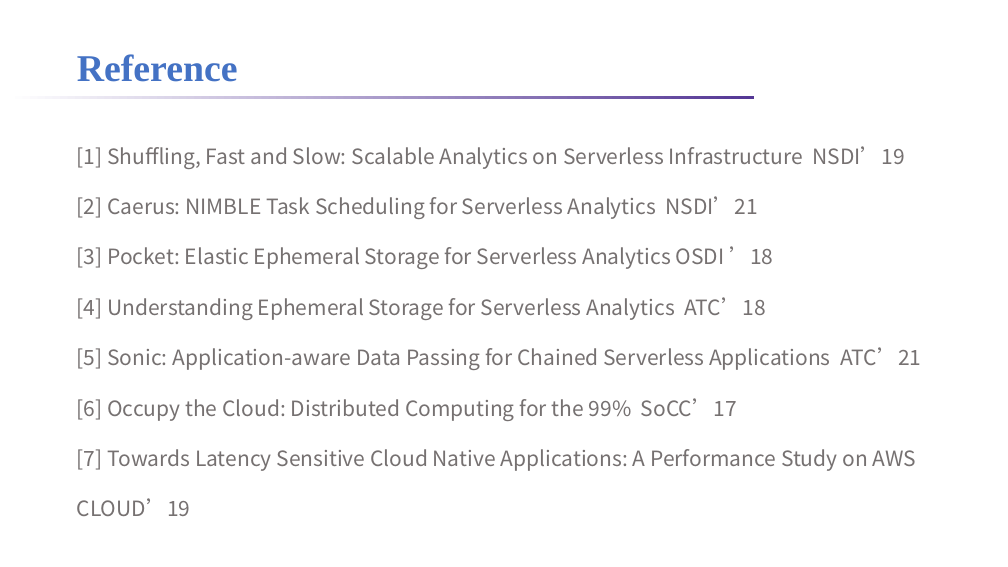
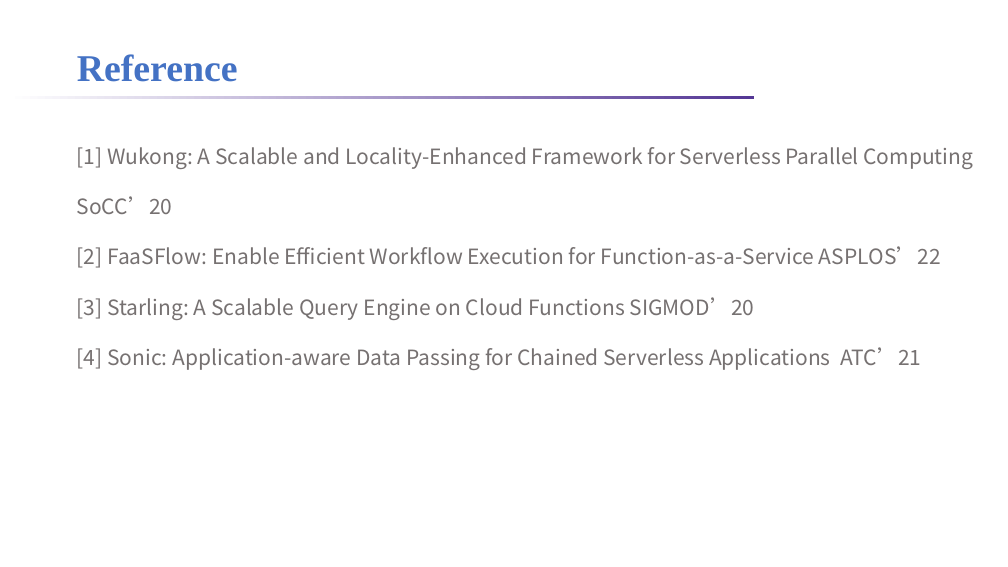
Before and after one commit to lt2000/ADSL, a slide deck: slide 10 of meeting/利用调度解决Serverless的IO时延问题.pptx (slide 3 before the commit). Drawn at 1008x567 pixels with LibreOffice and Linux fonts; fonts in the diff are those of the drawing; background and template pictures are left out. Boxes give left, top, right and bottom in pixels: in the first picture for what was removed or moved away, otherwise in the second. Text is boxed around its words. In the diff, an @@ line names an element or a change of style, - is before the commit and + after.

```diff
--- a/meeting/利用调度解决Serverless的IO时延问题.pptx
+++ b/meeting/利用调度解决Serverless的IO时延问题.pptx
@@ text at (77,147,973,370): text changed @@
-[1] Shuffling, Fast and Slow: Scalable Analytics on Serverless Infrastructure NSDI’19
-[2] Caerus: NIMBLE Task Scheduling for Serverless Analytics NSDI’21
-[3] Pocket: Elastic Ephemeral Storage for Serverless Analytics OSDI ’18
-[4] Understanding Ephemeral Storage for Serverless Analytics ATC’18
-[5] Sonic: Application-aware Data Passing for Chained Serverless Applications ATC’21
-[6] Occupy the Cloud: Distributed Computing for the 99% SoCC’17
-[7] Towards Latency Sensitive Cloud Native Applications: A Performance Study on AWS CLOUD’19
+[1] Wukong: A Scalable and Locality-Enhanced Framework for Serverless Parallel Computing SoCC’20
+[2] FaaSFlow: Enable Efficient Workflow Execution for Function-as-a-Service ASPLOS’22
+[3] Starling: A Scalable Query Engine on Cloud Functions SIGMOD’20
+[4] Sonic: Application-aware Data Passing for Chained Serverless Applications ATC’21
```
Also in this commit, not shown: 9 slides added, 2 slides removed, 2 other files.
